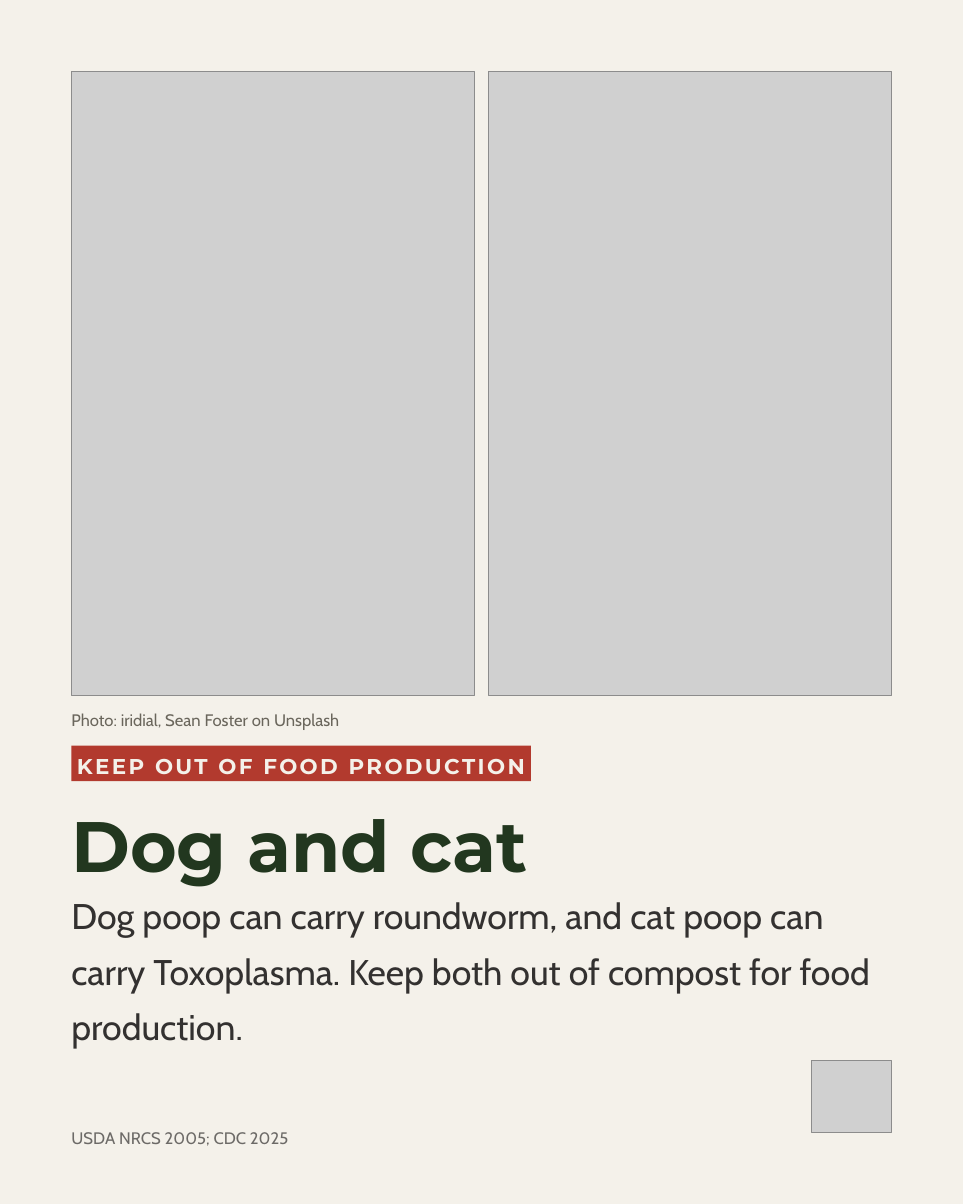
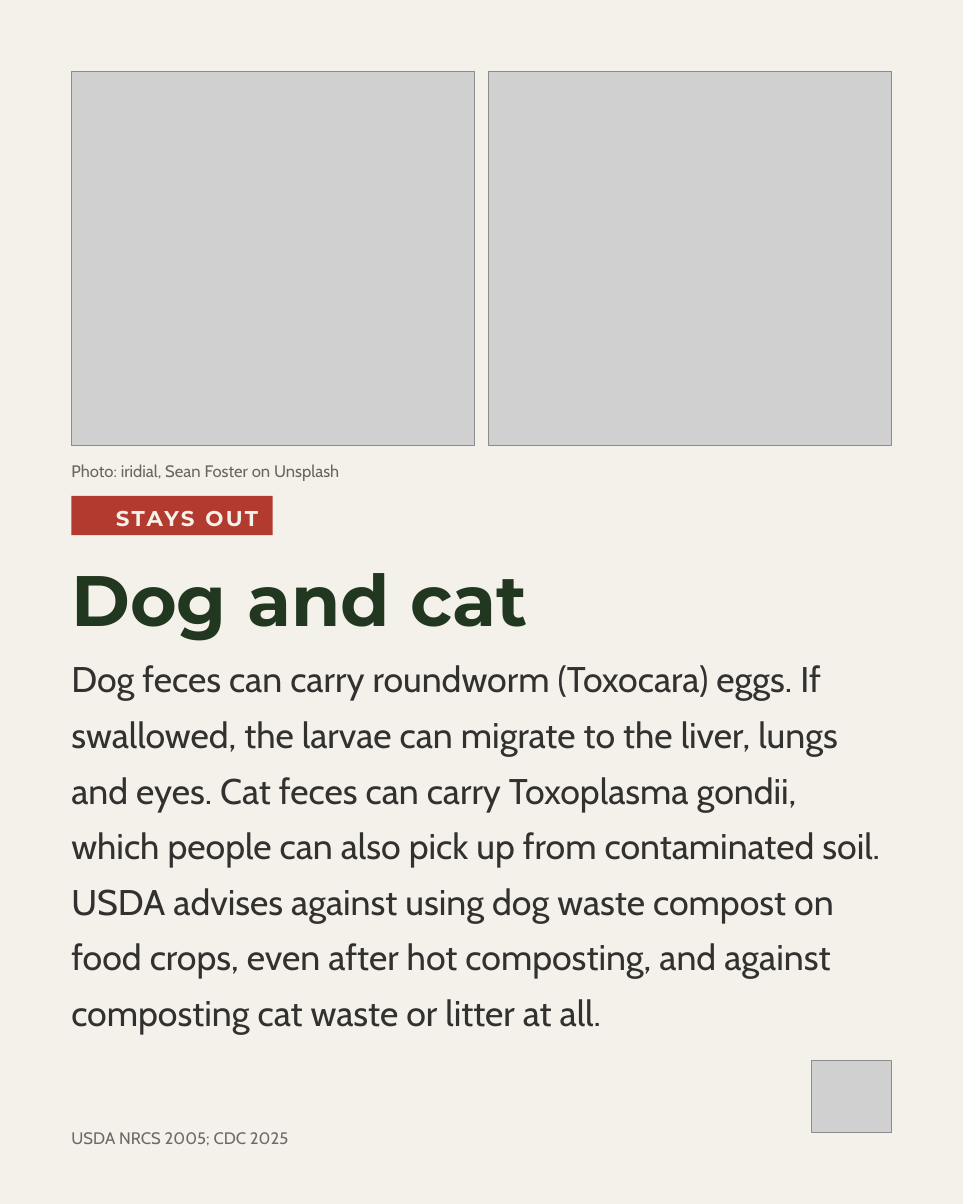
Before and after one commit to linneamoritznyc/SFW-SocialMedia, a slide deck: slide 5 of templates/posts/october/04-10-2026-sun-ig-world-animal-day-v2.pptx. Drawn at 963x1204 pixels with LibreOffice and Linux fonts; fonts in the diff are those of the drawing; grey boxes stand for pictures; background and template pictures are left out. Boxes give left, top, right and bottom in pixels: in the first picture for what was removed or moved away, otherwise in the second. Text is boxed around its words. In the diff, an @@ line names an element or a change of style, - is before the commit and + after.

```diff
--- a/templates/posts/october/04-10-2026-sun-ig-world-animal-day-v2.pptx
+++ b/templates/posts/october/04-10-2026-sun-ig-world-animal-day-v2.pptx
@@ picture resized from (x1=71, y1=71, x2=474, y2=695) to (x1=71, y1=71, x2=474, y2=446) @@
@@ picture resized from (x1=489, y1=71, x2=892, y2=695) to (x1=489, y1=71, x2=892, y2=446) @@
@@ text "Photo: iridial, Sean Foster on ..." moved from (x1=71, y1=713, x2=339, y2=730) to (x1=71, y1=464, x2=339, y2=481) @@
@@ rectangle added at (x1=71, y1=496, x2=272, y2=535), fill #B23A2E @@
@@ text added at (x1=116, y1=511, x2=195, y2=527), 18 pt, text #F4F1EA, bold @@
+STAYS OUT
@@ text "Dog and cat" moved from (x1=71, y1=819, x2=527, y2=887) to (x1=71, y1=573, x2=527, y2=641) @@
@@ text added at (x1=71, y1=665, x2=880, y2=1034), 30 pt, text #333130 @@
+Dog feces can carry roundworm (Toxocara) eggs. If swallowed, the larvae can migrate to the liver, lungs and eyes. Cat feces can carry Toxoplasma gondii, which people can also pick up from contaminated soil. USDA advises against using dog waste compost on food crops, even after hot composting, and against composting cat waste or litter at all.
@@ rectangle removed at (x1=71, y1=746, x2=531, y2=782) @@
@@ text removed at (x1=71, y1=746, x2=531, y2=782) @@
-KEEP OUT OF FOOD PRODUCTION
@@ text removed at (x1=71, y1=902, x2=870, y2=1049) @@
-Dog poop can carry roundworm, and cat poop can carry Toxoplasma. Keep both out of compost for food production.
```
Also in this commit, not shown: 5 other slides changed, 45 other files.
